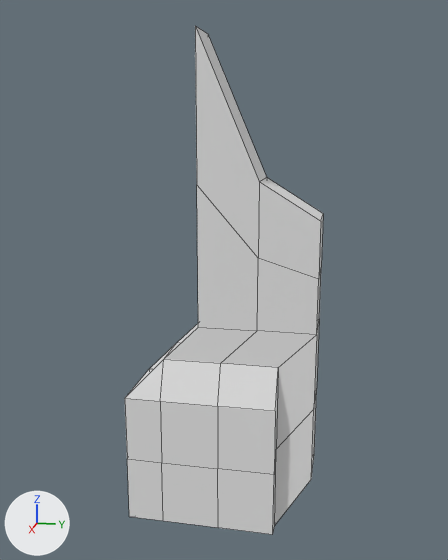
Two versions of the FBX model Content/MyMeshes/Doodads/blends&fbx/SciPillar.fbx, one commit apart.
Both versions are drawn from a camera (50 mm lens) standing at (7.73, 1.78, 5.25) and looking at (-0.03, 0.23, 3.31). The axes (+X, +Y, +Z) are drawn at lower left. The lights are the same throughout. Mesh edges are drawn as thin lines.
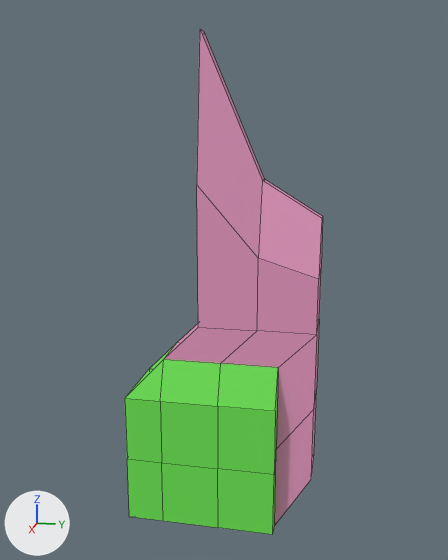
Changed parts and their boxes [x1, y1, x2, y2] in the pictures (448 x 560 px; the box of a moved part takes in the faces that stretch with it):
'Cube', recoloured, reshaped: before [125, 26, 323, 535]; after [125, 29, 323, 535]
part 1 of me_cube, moved or reshaped: before [195, 26, 323, 279]; after [197, 29, 323, 279]
part 2 of me_cube, recoloured (white to pink): [164, 186, 321, 524] in both

The change, as a diff of the scene's bpy script:
```diff
--- a/Content/MyMeshes/Doodads/blends&fbx/SciPillar.fbx.py
+++ b/Content/MyMeshes/Doodads/blends&fbx/SciPillar.fbx.py
@@ mat_material @@
 mat_material = principled_material('Material')
-mat_material.base_color = (0.8, 0.8, 0.8)  # white #e7e7e7
+mat_material.base_color = (0.15, 0.8, 0.0824)  # green #6ce751
 mat_material.roughness = 0.69
@@ mat_material_001 @@
+mat_material_001 = principled_material('Material.001')
+mat_material_001.base_color = (0.8, 0.316, 0.53)  # pink #e798c0
+mat_material_001.roughness = 0.69
@@ me_cube @@
 me_cube.from_pydata(...)  # 60 vertices, 60 faces; spans x -0.53..0.53, y -1.0..1.47, z -1.29..5.09
 # used by ob_cube; location = (0.0, 0.0, 1.29)
 # before: 26 (0.33, 1.47, 2.88) at pixel (320, 221), 27 (-0.33, 1.47, 2.88) at pixel (323, 213), 28 (0.33, -0.04, 5.09) at pixel (195, 25), 29 (-0.33, -0.04, 5.09) at pixel (207, 33), 40 (0.33, 0.73, 3.33) at pixel (259, 181)
 # before: 41 (-0.33, 0.73, 3.33) at pixel (266, 177)
+# me_cube part 1
+for i in [26, 28, 40]: me_cube.vertices[i].co += Vector((-0.23, 0.0, 0.0))
+for i in [27, 29, 41]: me_cube.vertices[i].co += Vector((0.23, 0.0, 0.0))
+# me_cube part 2: all 26 faces centred in x -0.33..0.33, y -0.27..1.47, z -0.91..4.21 switch from mat_material (white #e7e7e7) to mat_material_001 (pink #e798c1)
```
